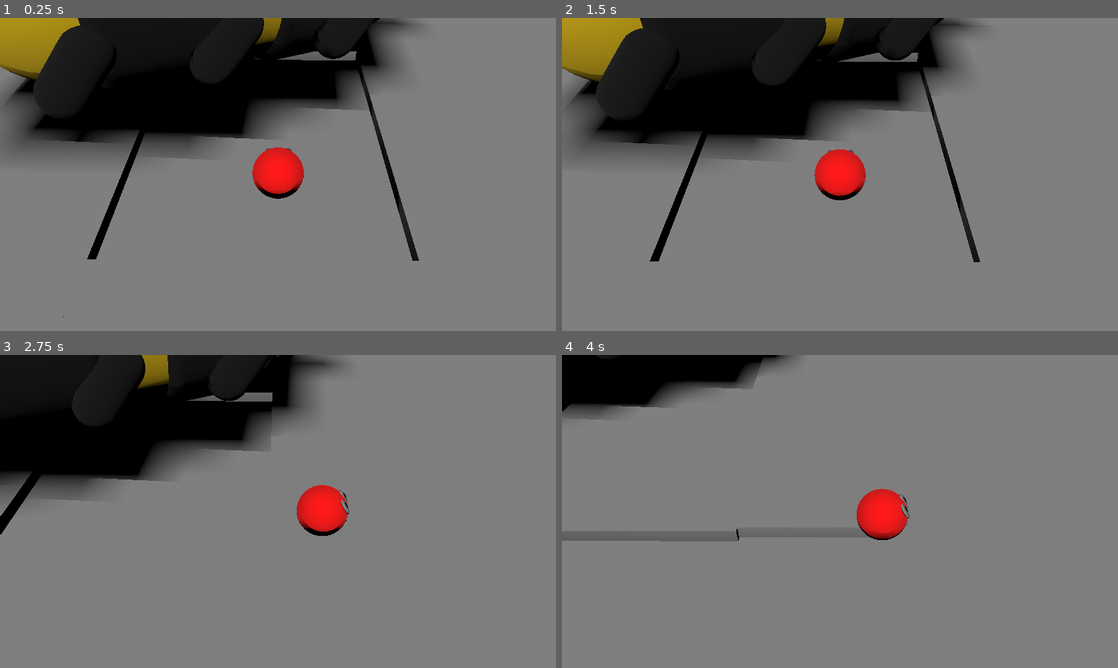
Above: before the commit, frames 1-4 (two rows, left to right).
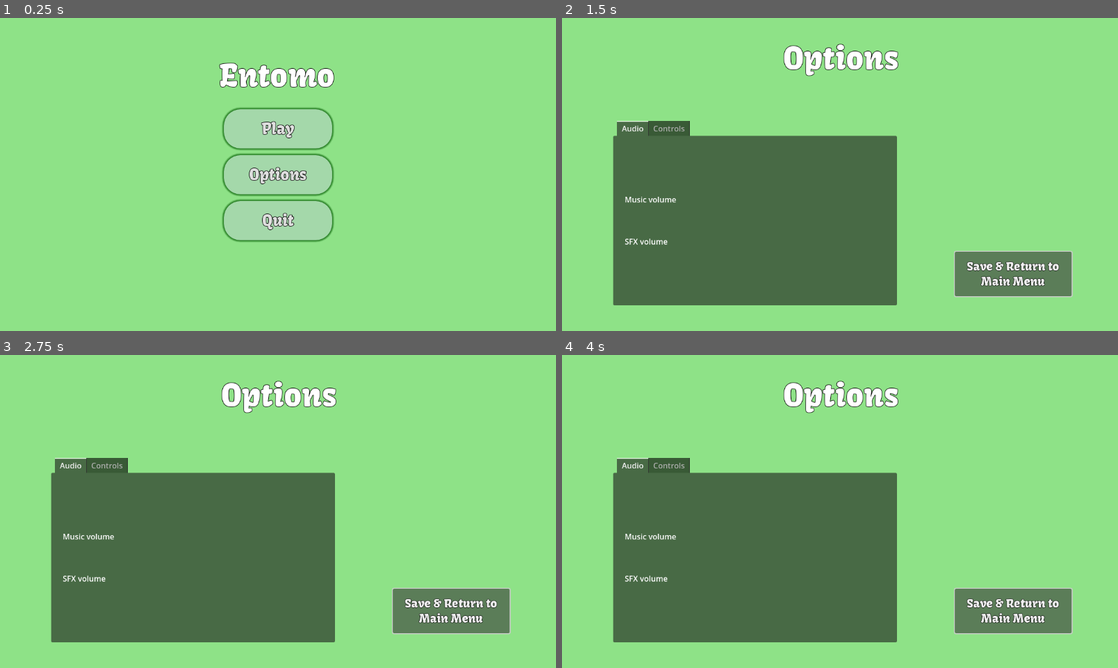
Above: after the commit, the same moments.

Repository: melonboyo/entomo
Game: Godot game, scene res://Scenes/MainMenu.tscn
Same seed, same stepped clock (60 frames per second), same inputs: the game is played once before the commit and once after it. Before the commit the project starts from res://Scenes/level_blockout_v1.tscn.
Inputs (mouse positions are in pixels of both pictures, inside the frame that each line leads up to):
- Up to frame 1 (0.25 s): no input
- Up to frame 2 (1.5 s): click (840, 174) at 0.5 s, where only the run after the commit has a clickable "Options"; click (1012, 274) at 1.25 s, where only the run after the commit has a clickable "Save & Return to Main Menu"
- Up to frame 3 (2.75 s): hold D (move_right) from 2.03 s (still down); tap E (interact) at 2.1 s
- Up to frame 4 (4 s): release D (move_right) at 2.78 s; hold S (move_backward) 2.78-3.53 s; tap Q (special_ability) at 2.85 s; hold D (move_right) from 3.53 s (still down); tap E (interact) at 3.6 s

The runs differ from the first frame. In frame 1, 100% of the frame differs, in the area x 0-100%, y 0-100%; in frame 2, 99%; in frame 3, 100%; in frame 4, 100%.

Commit message:
pause and resume buttons work + switched starting scene to main menu

Diff:
--- a/GameStateManager/GameStateManager.gd
+++ b/GameStateManager/GameStateManager.gd
@@ -6,7 +6,7 @@
 @export var camera: Camera3D = null
 
 signal zoom_changed(character: GenericCharacterController)
-
+signal toggle_game_paused(is_paused : bool)
 # Called when the node enters the scene tree for the first time.
 func _ready() -> void:
 	pass # Replace with function body.
@@ -39,6 +39,18 @@
 	if Input.is_action_just_released("special_ability"):
 		currentPossessedCreature.specialAbilityButtonReleased()
 
+	#handle pausing the game
+var game_paused : bool = false:
+	get:
+		return game_paused
+	set(value):
+		game_paused = value
+		get_tree().paused = game_paused
+		emit_signal("toggle_game_paused", game_paused)
+func _input(event: InputEvent):
+		if(event.is_action_pressed("escape")):
+			game_paused = !game_paused
+
 
 func switchCharacter(character: GenericCharacterController):
 	zoom_changed.emit(character)
--- a/Scenes/CharacterTesting.tscn
+++ b/Scenes/CharacterTesting.tscn
@@ -147,8 +147,9 @@
 
 [node name="CanvasLayer" type="CanvasLayer" parent="."]
 
-[node name="PauseMenu" parent="CanvasLayer" instance=ExtResource("5_c0eho")]
+[node name="PauseMenu" parent="CanvasLayer" node_paths=PackedStringArray("game_manager") instance=ExtResource("5_c0eho")]
 visible = false
+game_manager = NodePath("../../GameStateManager")
 
 [connection signal="zoom_changed" from="GameStateManager" to="CameraRoot" method="_on_zoom_changed"]
 [connection signal="child_entered_tree" from="Pillbug" to="Pillbug" method="detectCollision"]
--- a/Scenes/CharacterTesting_v1.tscn
+++ b/Scenes/CharacterTesting_v1.tscn
@@ -3,7 +3,7 @@
 [ext_resource type="Script" path="res://GameController/Camera.gd" id="1_gdsmn"]
 [ext_resource type="PackedScene" uid="uid://cxrj60oxxptdh" path="res://Characters/Parasite/Parasite.tscn" id="1_htcmh"]
 [ext_resource type="PackedScene" uid="uid://dclrt7yy6gtq6" path="res://GameStateManager/GameStateManager.tscn" id="2_lrlr4"]
-[ext_resource type="PackedScene" uid="uid://ceq3k2pduj7cb" path="res://Characters/Beetle/Beetle.tscn" id="4_4n16y"]
+[ext_resource type="PackedScene" uid="uid://ceq3k2pduj7cb" path="res://Beetle.tscn" id="4_4n16y"]
 [ext_resource type="PackedScene" uid="uid://daoe6gj0bo2qr" path="res://Scenes/pause_menu.tscn" id="5_c0eho"]
 
 [sub_resource type="BoxShape3D" id="BoxShape3D_2cuf7"]
@@ -20,6 +20,7 @@
 sky = SubResource("Sky_snt87")
 
 [node name="Scene" type="Node3D"]
+process_mode = 1
 
 [node name="GameStateManager" parent="." node_paths=PackedStringArray("currentPossessedCreature", "camera") instance=ExtResource("2_lrlr4")]
 currentPossessedCreature = NodePath("../Parasite")
@@ -93,12 +94,11 @@
 [node name="WorldEnvironment" type="WorldEnvironment" parent="."]
 environment = SubResource("Environment_r4kk1")
 
-[node name="CameraRoot" type="Node3D" parent="." node_paths=PackedStringArray("camera", "game_state_machine")]
+[node name="CameraRoot" type="Node3D" parent="." node_paths=PackedStringArray("camera")]
 process_priority = 1
 transform = Transform3D(1, 0, 0, 0, 1, 0, 0, 0, 1, -2.16028, 1.55166, 2.964)
 script = ExtResource("1_gdsmn")
 camera = NodePath("RotationRoot/Camera3D")
-game_state_machine = NodePath("../GameStateManager")
 
 [node name="RotationRoot" type="Node3D" parent="CameraRoot"]
 transform = Transform3D(1, 0, 0, 0, 0.74444, 0.66769, 0, -0.66769, 0.74444, 0, 0, 0)
@@ -110,5 +110,6 @@
 
 [node name="CanvasLayer" type="CanvasLayer" parent="."]
 
-[node name="PauseMenu" parent="CanvasLayer" instance=ExtResource("5_c0eho")]
-visible = false
+[node name="PauseMenu" parent="CanvasLayer" node_paths=PackedStringArray("game_manager") instance=ExtResource("5_c0eho")]
+process_mode = 2
+game_manager = NodePath("../../GameStateManager")
--- a/Scenes/MainMenu.tscn
+++ b/Scenes/MainMenu.tscn
@@ -1,5 +1,6 @@
-[gd_scene load_steps=4 format=3 uid="uid://cpn7kar3goqrl"]
+[gd_scene load_steps=5 format=3 uid="uid://cpn7kar3goqrl"]
 
+[ext_resource type="Script" path="res://Scenes/main_menu.gd" id="1_dwquw"]
 [ext_resource type="FontFile" uid="uid://0pcsmgvhx3hf" path="res://Kavoon-Regular.ttf" id="1_eo1fa"]
 [ext_resource type="StyleBox" uid="uid://dhgnclwd1fv1p" path="res://buttonstyle.tres" id="2_nwlum"]
 
@@ -13,6 +14,7 @@
 anchor_bottom = 1.0
 grow_horizontal = 2
 grow_vertical = 2
+script = ExtResource("1_dwquw")
 
 [node name="Panel" type="Panel" parent="."]
 layout_mode = 1
@@ -82,3 +84,7 @@
 theme_override_fonts/font = ExtResource("1_eo1fa")
 theme_override_font_sizes/font_size = 64
 text = "Entomo"
+
+[connection signal="pressed" from="VBoxContainer/Play" to="." method="_on_play_pressed"]
+[connection signal="pressed" from="VBoxContainer/Options" to="." method="_on_options_pressed"]
+[connection signal="pressed" from="VBoxContainer/Quit" to="." method="_on_quit_pressed"]
--- a/Scenes/OptionsMenu.tscn
+++ b/Scenes/OptionsMenu.tscn
@@ -44,10 +44,9 @@
 offset_top = 213.0
 offset_right = 694.0
 offset_bottom = 595.0
-current_tab = 1
+current_tab = 0
 
 [node name="Audio" type="TabBar" parent="TabContainer"]
-visible = false
 layout_mode = 2
 theme_override_styles/tab_selected = ExtResource("2_0m3vy")
 metadata/_tab_index = 0
@@ -77,41 +76,12 @@
 layout_mode = 2
 text = "SFX volume"
 
-[node name="Video" type="TabBar" parent="TabContainer"]
+[node name="Controls" type="TabBar" parent="TabContainer"]
+visible = false
 layout_mode = 2
 metadata/_tab_index = 1
 
-[node name="MarginContainer" type="MarginContainer" parent="TabContainer/Video"]
-layout_mode = 1
-anchors_preset = 15
-anchor_right = 1.0
-anchor_bottom = 1.0
-grow_horizontal = 2
-grow_vertical = 2
-theme_override_constants/margin_left = 24
-theme_override_constants/margin_top = 24
-theme_override_constants/margin_right = 24
-theme_override_constants/margin_bottom = 24
-
-[node name="VBoxContainer" type="VBoxContainer" parent="TabContainer/Video/MarginContainer"]
-layout_mode = 2
-theme_override_constants/separation = 64
-alignment = 1
-
-[node name="Label" type="Label" parent="TabContainer/Video/MarginContainer/VBoxContainer"]
-layout_mode = 2
-text = "Screen resolution"
-
-[node name="Label2" type="Label" parent="TabContainer/Video/MarginContainer/VBoxContainer"]
-layout_mode = 2
-text = "???"
-
-[node name="Controls" type="TabBar" parent="TabContainer"]
-visible = false
-layout_mode = 2
-metadata/_tab_index = 2
-
-[node name="Button" type="Button" parent="."]
+[node name="SaveReturn" type="Button" parent="."]
 layout_mode = 0
 offset_left = 814.0
 offset_top = 484.0
--- a/Scenes/level_blockout_v1.tscn
+++ b/Scenes/level_blockout_v1.tscn
@@ -1,13 +1,14 @@
-[gd_scene load_steps=17 format=3 uid="uid://cfyb34soy0h7x"]
+[gd_scene load_steps=18 format=3 uid="uid://cfyb34soy0h7x"]
 
 [ext_resource type="PackedScene" uid="uid://cxrj60oxxptdh" path="res://Characters/Parasite/Parasite.tscn" id="1_nc2ee"]
 [ext_resource type="Script" path="res://GameController/Camera.gd" id="1_x6jyc"]
 [ext_resource type="PackedScene" uid="uid://dclrt7yy6gtq6" path="res://GameStateManager/GameStateManager.tscn" id="2_cqo16"]
 [ext_resource type="PackedScene" uid="uid://d345ctgph51uj" path="res://Characters/Bumblebee/Bumblebee.tscn" id="4_usii5"]
-[ext_resource type="PackedScene" uid="uid://ceq3k2pduj7cb" path="res://Characters/Pillbug/Pillbug.tscn" id="5_43pp8"]
+[ext_resource type="PackedScene" uid="uid://ceq3k2pduj7cb" path="res://Beetle.tscn" id="5_43pp8"]
 [ext_resource type="PackedScene" uid="uid://dqkke1lxyvwta" path="res://Scenes/ramp.tscn" id="6_vnun7"]
 [ext_resource type="Script" path="res://Scenes/Movable.gd" id="7_yxptn"]
 [ext_resource type="PackedScene" uid="uid://b4v7eokxybk5v" path="res://Characters/Frog/Frog.tscn" id="8_slu6r"]
+[ext_resource type="PackedScene" uid="uid://daoe6gj0bo2qr" path="res://Scenes/pause_menu.tscn" id="9_mt48y"]
 
 [sub_resource type="BoxShape3D" id="BoxShape3D_ww5pt"]
 
@@ -258,4 +259,7 @@
 [node name="Ramp3" parent="Ramps" instance=ExtResource("6_vnun7")]
 transform = Transform3D(-1.74846e-06, 0, 40, 0, 40, 0, -40, 0, -1.74846e-06, -122.698, 27.5375, 72.3091)
 
+[node name="PauseMenu" parent="." node_paths=PackedStringArray("game_manager") instance=ExtResource("9_mt48y")]
+game_manager = NodePath("../GameStateManager")
+
 [connection signal="zoom_changed" from="GameStateManager" to="CameraRoot" method="_on_game_state_manager_zoom_changed"]
--- /dev/null
+++ b/Scenes/main_menu.gd
@@ -0,0 +1,23 @@
+extends Control
+
+
+# Called when the node enters the scene tree for the first time.
+func _ready() -> void:
+	pass # Replace with function body.
+
+
+# Called every frame. 'delta' is the elapsed time since the previous frame.
+func _process(delta: float) -> void:
+	pass
+
+
+func _on_play_pressed():
+	get_tree().change_scene_to_file("res://Scenes/level_blockout_v1.tscn")
+
+
+func _on_options_pressed():
+	get_tree().change_scene_to_file("res://Scenes/OptionsMenu.tscn")
+
+
+func _on_quit_pressed():
+	get_tree().quit()
--- a/pausemenu.gd
+++ b/pausemenu.gd
@@ -1,30 +1,24 @@
 extends Control
+@export var game_manager : GameStateManager
 
-func resume():
-	get_tree().paused = false
+func _ready():
 	hide()
-func pause():
-	get_tree().paused = true
+	game_manager.connect("toggle_game_paused", _on_game_manager_toggle_game_paused)
 
-func testEsc():
-	if Input.is_action_just_pressed("escape") and !get_tree().paused:
-		pause()
-		show()
-	elif Input.is_action_just_pressed("escape") and get_tree().paused:
-		resume()
-		hide()
 
 
 
 
 
 func _on_resume_pressed():
-	resume()
+	game_manager.get_tree().paused = false
+	hide()
 
 
 func _on_restart_pressed():
-	resume()
+
 	get_tree().reload_current_scene()
+
 
 
 
@@ -32,4 +26,10 @@
 	get_tree().quit()
 
 func _process(delta):
-	testEsc()
+	pass
+
+func _on_game_manager_toggle_game_paused(is_paused : bool):
+	if(is_paused):
+		show()
+	else:
+		hide()
--- a/project.godot
+++ b/project.godot
@@ -11,7 +11,7 @@
 [application]
 
 config/name="Entomo"
-run/main_scene="res://Scenes/level_blockout_v1.tscn"
+run/main_scene="res://Scenes/MainMenu.tscn"
 config/features=PackedStringArray("4.3", "Forward Plus")
 config/icon="res://Sprites/icon.png"
 
